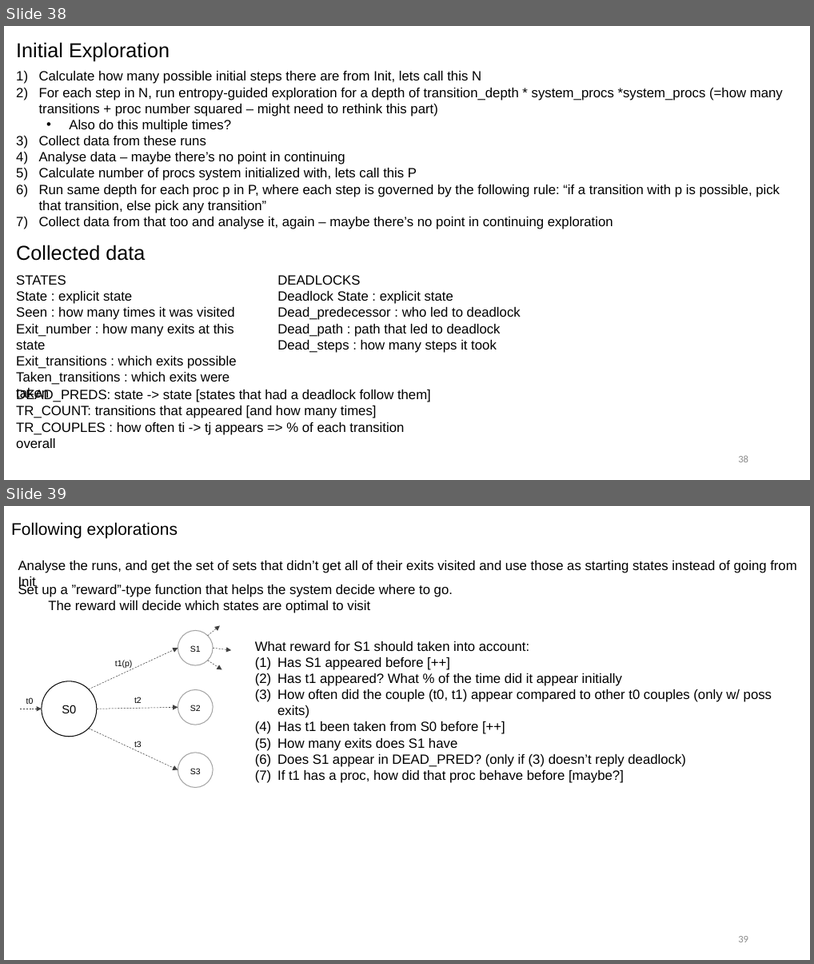
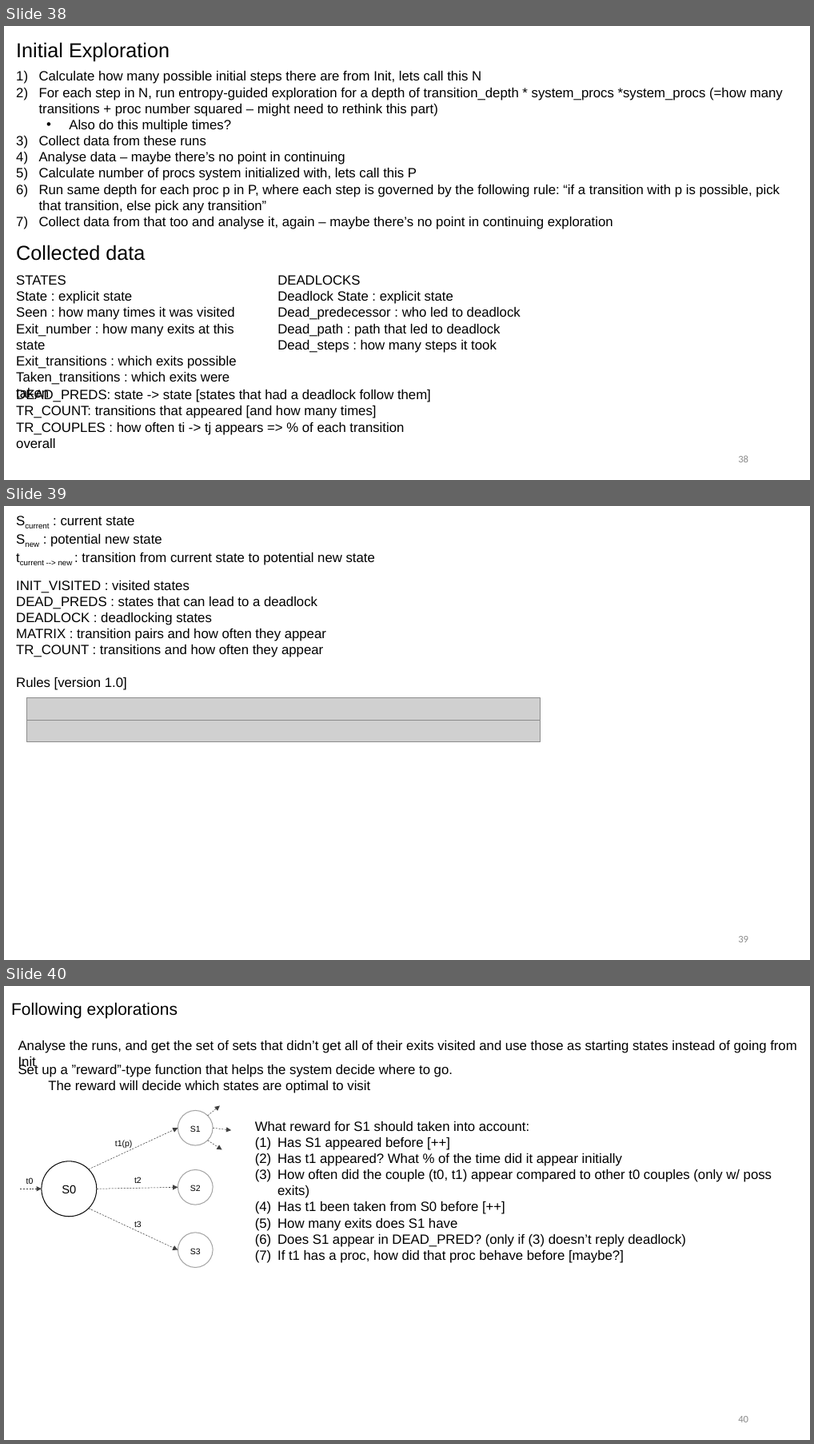
Before and after one commit to cubicle-model-checker/cubicle, a slide deck: mcmc_method.pptx. Shown one above the other, each under a label of ours: slides 38 and 39 before the commit, slides 38, 39 and 40 after it. The pictures are 814x964 and 814x1444 pixels, drawn with LibreOffice and Linux fonts; fonts in the diff are those of the drawing; grey boxes stand for pictures. Boxes give left, top, right and bottom in pixels: in the first picture for what was removed or moved away, otherwise in the second. Text is boxed around its words. In the diff, an @@ line names an element or a change of style, - is before the commit and + after.

Commit message:
progress + rules start

```diff
--- a/mcmc_method.pptx
+++ b/mcmc_method.pptx
@@ slide 39 added at (4, 506, 810, 960), background #FFFFFF @@
@@ text added at (50, 516, 375, 565), 16 pt, text #000000 @@
+Scurrent : current state
+Snew : potential new state
+tcurrent --> new : transition from current state to potential new state
@@ text added at (16, 580, 326, 657), 16 pt, text #000000 @@
+INIT_VISITED : visited states
+DEAD_PREDS : states that can lead to a deadlock
+DEADLOCK : deadlocking states
+MATRIX : transition pairs and how often they appear
+TR_COUNT : transitions and how often they appear
@@ text added at (16, 677, 127, 690), 16 pt, text #000000 @@
+Rules [version 1.0]
@@ picture added at (26, 698, 541, 720) @@
@@ picture added at (26, 720, 541, 741) @@
@@ page number added at (738, 936, 749, 942), 12 pt, text #8C8C8C @@
+39
@@ what was slide 39 is now slide 40 @@
@@ page number at (738, 1416, 749, 1422): text changed @@
-39
+40
```
Also in this commit, not shown: 1 other file.
